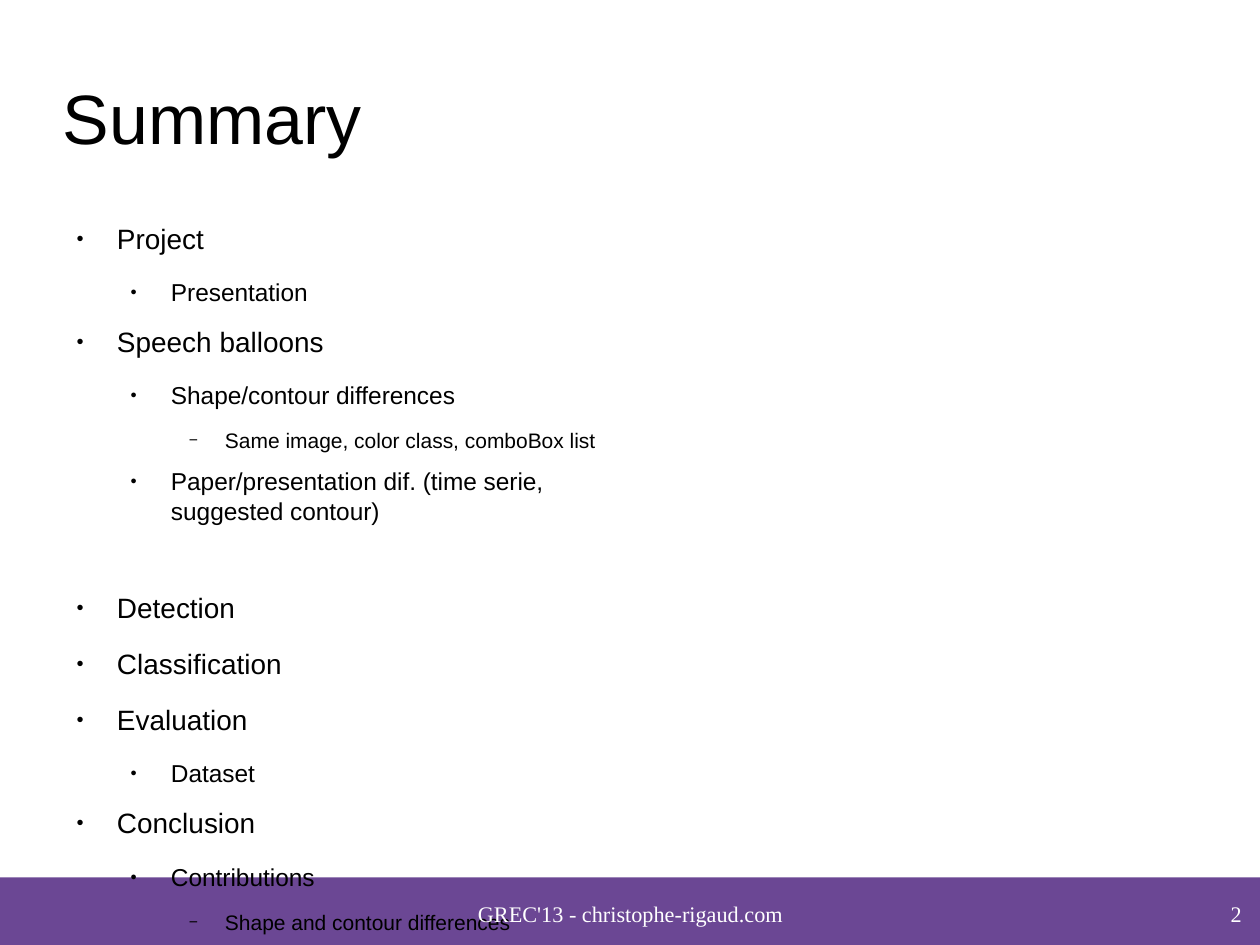
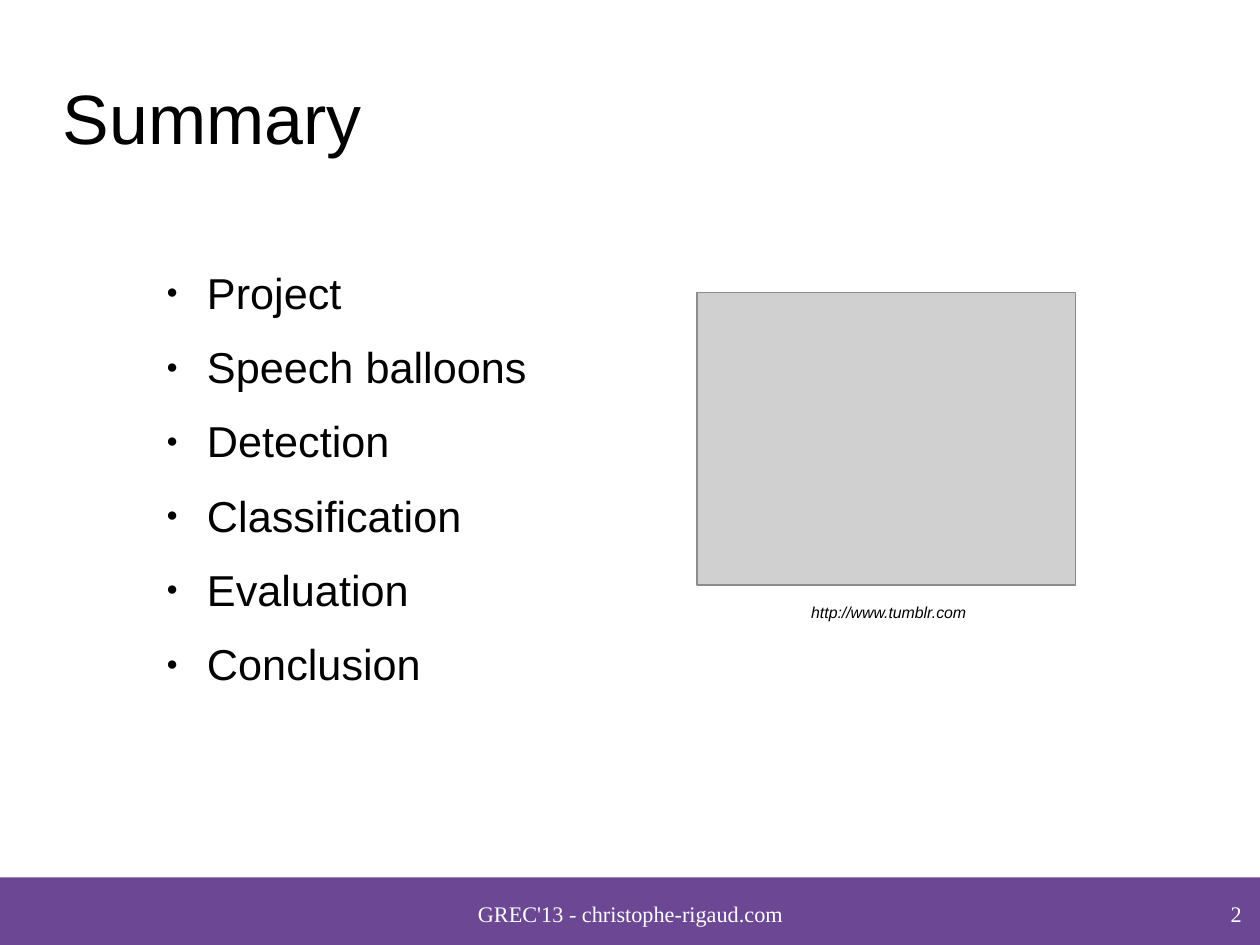
Before and after one commit to crigaud/publication, a slide deck: slide 2 of 2013/GREC/speech_balloon_contour_classification_in_comics/presentation/2013_Rigaud_Speech_balloon_contour_classification_in_comics.odp. Drawn at 1260x945 pixels with LibreOffice and Linux fonts; fonts in the diff are those of the drawing; grey boxes stand for pictures; background and template pictures are left out. Boxes give left, top, right and bottom in pixels: in the first picture for what was removed or moved away, otherwise in the second. Text is boxed around its words. In the diff, an @@ line names an element or a change of style, - is before the commit and + after.

```diff
--- a/2013/GREC/speech_balloon_contour_classification_in_comics/presentation/2013_Rigaud_Speech_balloon_contour_classification_in_comics.odp
+++ b/2013/GREC/speech_balloon_contour_classification_in_comics/presentation/2013_Rigaud_Speech_balloon_contour_classification_in_comics.odp
@@ text "Project": place and size @@
-text "Project" at (117, 228, 596, 934)
+text "Project" at (207, 277, 527, 681)
@@ text "Project" at (207, 277, 527, 681): size 17.6 to 27.2 pt @@
@@ text at (171, 283, 308, 302): paragraph removed @@
-  ● Presentation
@@ picture added at (697, 293, 1076, 585) @@
@@ text at (171, 386, 596, 525): paragraphs removed @@
-  ● Shape/contour differences
-    − Same image, color class, comboBox list
-  ● Paper/presentation dif. (time serie, suggested contour)
@@ text added at (811, 606, 966, 622), 10 pt, text #000000, italic @@
+http://www.tumblr.com
@@ text at (171, 765, 255, 783): paragraph removed @@
-  ● Dataset
@@ text at (171, 866, 510, 934): paragraphs removed @@
-  ● Contributions
-    − Shape and contour differences
-    − Contour detection and interpretation
```
Also in this commit, not shown: 5 other slides changed, 2 other files.
